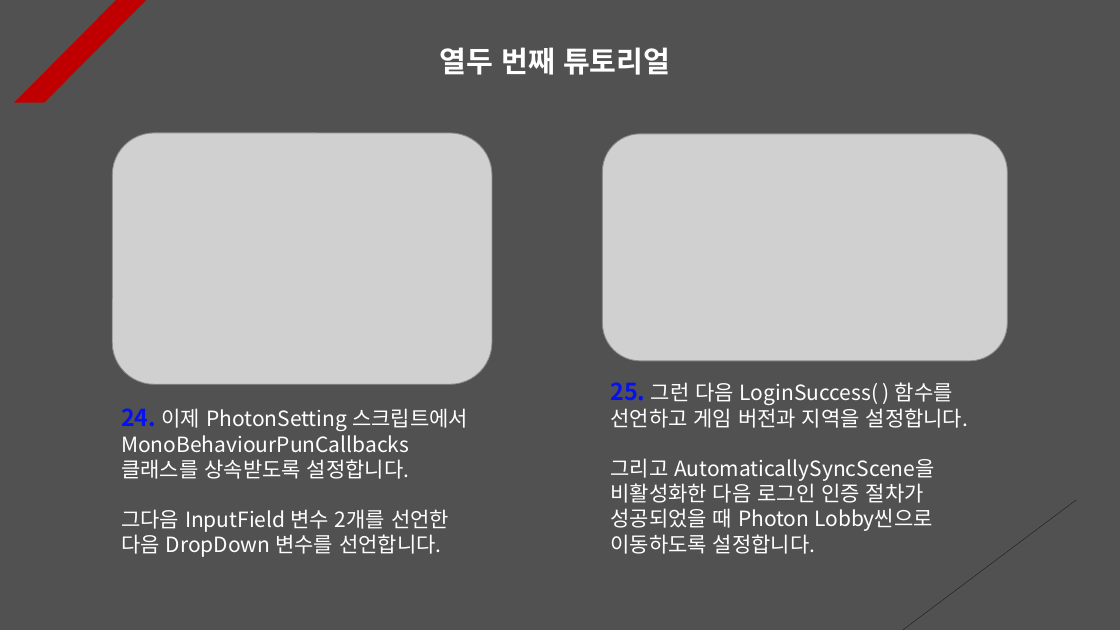
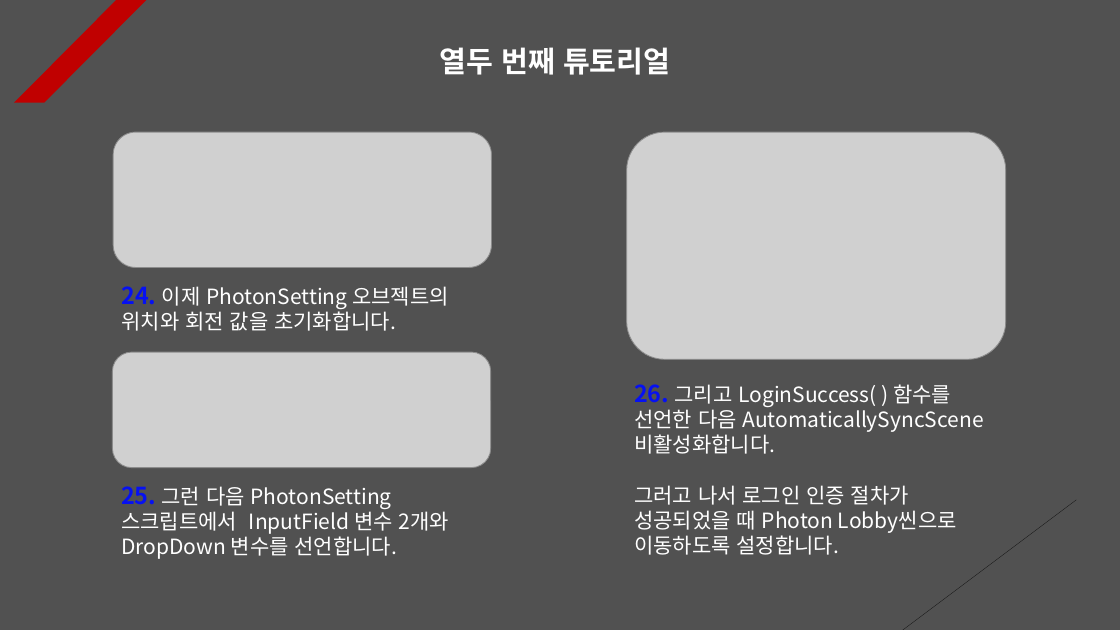
Before and after one commit to Unity2033/3D-UnityEngine, a slide deck: slide 12 of Assets/Class/Photon Server/PPT Data/Photon PlayFab.pptx. Drawn at 1120x630 pixels with LibreOffice and Linux fonts; fonts in the diff are those of the drawing; grey boxes stand for pictures. Boxes give left, top, right and bottom in pixels: in the first picture for what was removed or moved away, otherwise in the second. Text is boxed around its words. In the diff, an @@ line names an element or a change of style, - is before the commit and + after.

Commit message:
Photon PPT Data Update
- Delete regional settings system
  with dropdown

- Edit popup content

```diff
--- a/Assets/Class/Photon Server/PPT Data/Photon PlayFab.pptx
+++ b/Assets/Class/Photon Server/PPT Data/Photon PlayFab.pptx
@@ picture: place and size @@
-picture at <box>113,133,492,384</box>
+picture at <box>113,132,492,267</box>
@@ picture: place and size @@
-picture at <box>602,134,1007,360</box>
+picture at <box>627,132,1006,359</box>
@@ text added at <box>121,286,449,331</box>, 18 pt, text #FFFFFF @@
+24. 이제 PhotonSetting 오브젝트의 위치와 회전 값을 초기화합니다.
@@ picture added at <box>113,352,491,468</box> @@
@@ text at <box>634,384,984,555</box>: text changed @@
-25. 그런 다음 LoginSuccess( ) 함수를 선언하고 게임 버전과 지역을 설정합니다.
-그리고 AutomaticallySyncScene을 비활성화한 다음 로그인 인증 절차가 성공되었을 때 Photon Lobby씬으로 이동하도록 설정합니다.
+26. 그리고 LoginSuccess( ) 함수를 선언한 다음 AutomaticallySyncScene 비활성화합니다.
+그러고 나서 로그인 인증 절차가 성공되었을 때 Photon Lobby씬으로 이동하도록 설정합니다.
@@ text at <box>121,486,449,559</box>: text changed @@
-24. 이제 PhotonSetting 스크립트에서 MonoBehaviourPunCallbacks 클래스를 상속받도록 설정합니다.
-그다음 InputField 변수 2개를 선언한 다음 DropDown 변수를 선언합니다.
+25. 그런 다음 PhotonSetting 스크립트에서 InputField 변수 2개와 DropDown 변수를 선언합니다.
```
Also in this commit, not shown: 7 other slides changed, 4 other files.
